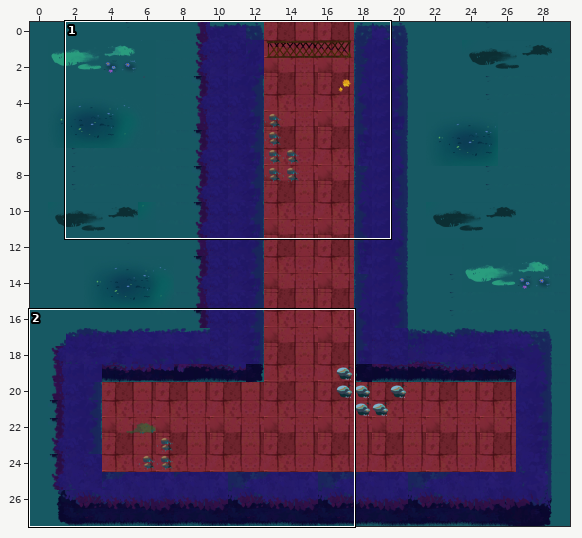
Two states of a Tiled map, assets/maps/tutorial/OttoCameraIntro.tmx. The first picture is a wide view before the edit; the outline marks the close-up.
Close-up. Before the edit:
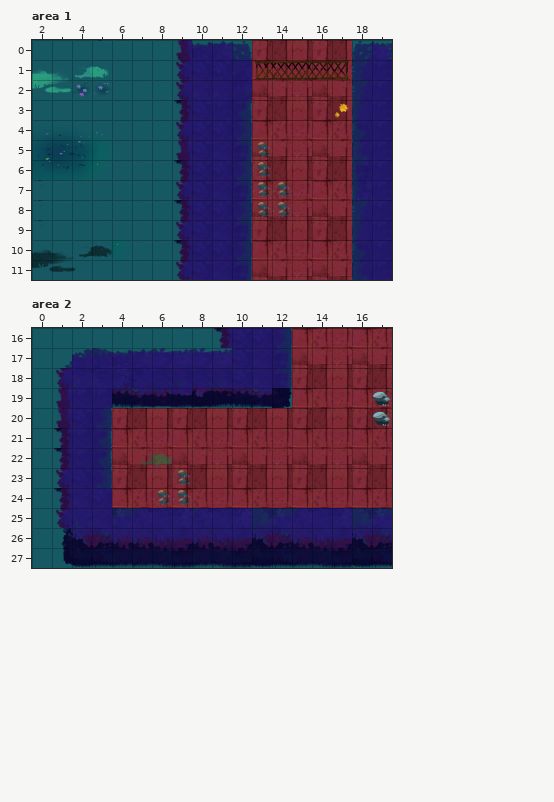
Cells are 128x128 px. Shown: area 1 x 2..19, y 0..11; area 2 x 0..17, y 16..27. The commit also changed other parts of the map, which this record leaves out.
Once edited:
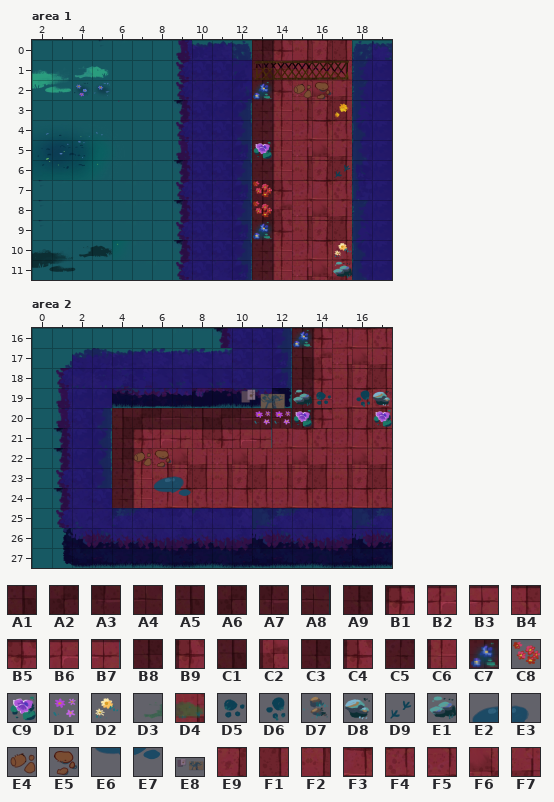
Key: from "IMG_7622": A1 0, A2 1, A3 2, A4 3, A5 4, A6 5, A7 6, A8 7, A9 8, B1 9, B2 10, B3 11, B4 12, B5 13, B6 14, B7 15, B8 48, B9 49, C1 56, C2 57, C3 64, C4 65, C5 72, C6 73; from "decorations-2": C7 28, C8 53, C9 58, D1 66, D2 67, D3 79, D4 80, D5 98, D6 99, D7 104, D8 105, D9 113, E1 115; from "interiordecorations1": E2 35, E3 36, E4 41, E5 42, E6 45, E7 46; from "trees": E8 8 "poster"; from "walls-2": E9 106, F1 107, F2 108, F3 121, F4 122, F5 123, F6 136, F7 137.
__ is an empty cell.
Objects are placed by their top-left corner, in cells (3,4 is the top-left corner of cell 3,4); size is 1x1 cell unless given.
Tiles replaced or removed in this view: D3, D4, D7, D8, E9, F1, F2, F3, F4, F5, F6, F7.
See-through tiles are keyed as they look on the map.
From old to new:
Changed rows in their new state; .. is an unchanged cell.
Layer "ground", area 1:
first column x 13:
 0 B8 B9
 1 C1 C2
 2 C3 C4
 3 C5 C6
 4 C5 C6
 5 C5 C6
 6 C5 C6
 7 B8 B9
 8 C1 C2
 9 C3 C4
10 C5 C6
11 C5 C6
Layer "decorations", area 1:
first column x 13:
 2 C7 .. E4 E5 ..
 5 C9 .. .. .. ..
 6 __ .. .. .. D9
 7 C8 __ .. .. ..
 8 C8 __ .. .. ..
 9 C7 .. .. .. ..
10 .. .. .. .. D2
11 .. .. .. .. E1
Layer "ground", area 2:
first column x 4:
16 .. .. .. .. .. .. .. .. .. B8 B9
17 .. .. .. .. .. .. .. .. .. C1 C2
18 .. .. .. .. .. .. .. .. .. C3 C4
19 .. .. .. .. .. .. .. .. .. C5 C6
20 A1 A2 A3 A4 A5 A6 A7 A8 A8 A9 B1
21 A9 B1 B2 B3 B4 B5 B6 B7 .. .. ..
22 C3 C4 .. .. .. .. .. .. .. .. ..
23 C5 C6 .. .. .. .. .. .. .. .. ..
24 C5 C6 .. .. .. .. .. .. .. .. ..
Layer "decorations", area 2:
first column x 5:
16 .. .. .. .. .. .. .. .. C7 .. .. .. ..
19 .. .. .. .. .. .. .. .. E1 D5 .. D6 ..
20 .. .. .. .. .. .. D1 D1 C9 .. .. .. C9
22 E4 E5 .. .. .. .. .. .. .. .. .. .. ..
23 .. E2 E3 .. .. .. .. .. .. .. .. .. ..
24 .. E6 E7 .. .. .. .. .. .. .. .. .. ..
Layer "images" (added), area 2:
added: E8 "poster" at 10.4,19 size 2.3x1.5
Where, in picture pixels (left, top, right, bottom), the same in both close-ups:
changed: (252, 40, 332, 280)
added: (335, 164, 350, 178)
added: (333, 243, 352, 278)
changed: (112, 328, 332, 508)
changed: (356, 390, 392, 427)
